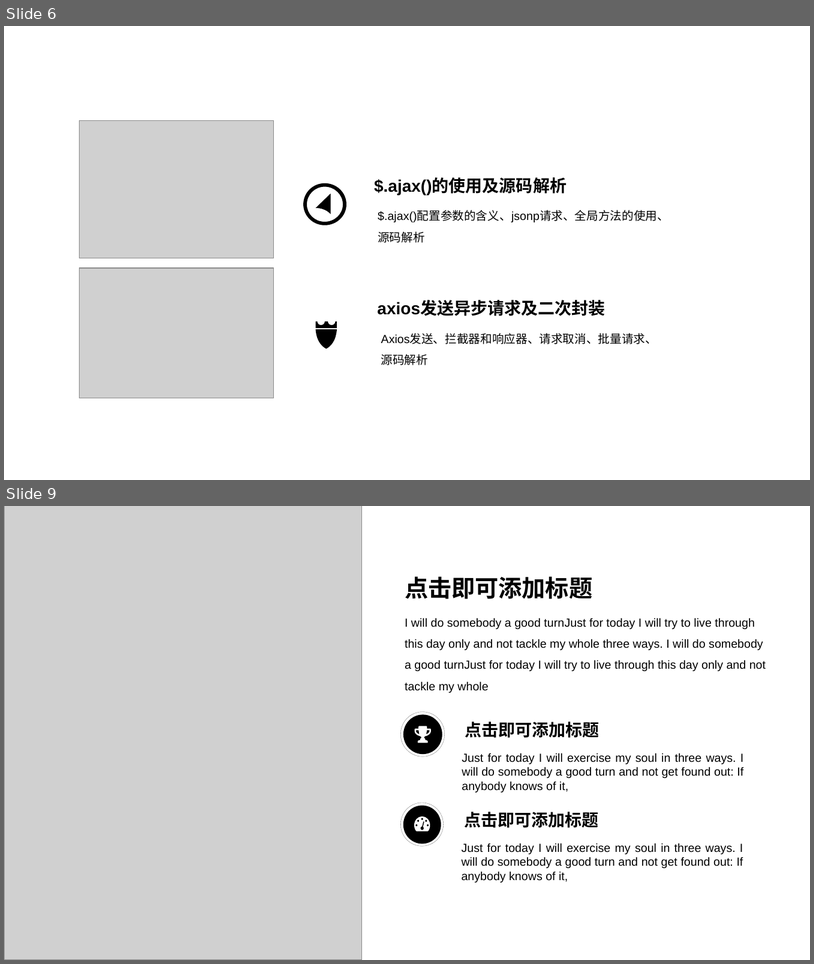
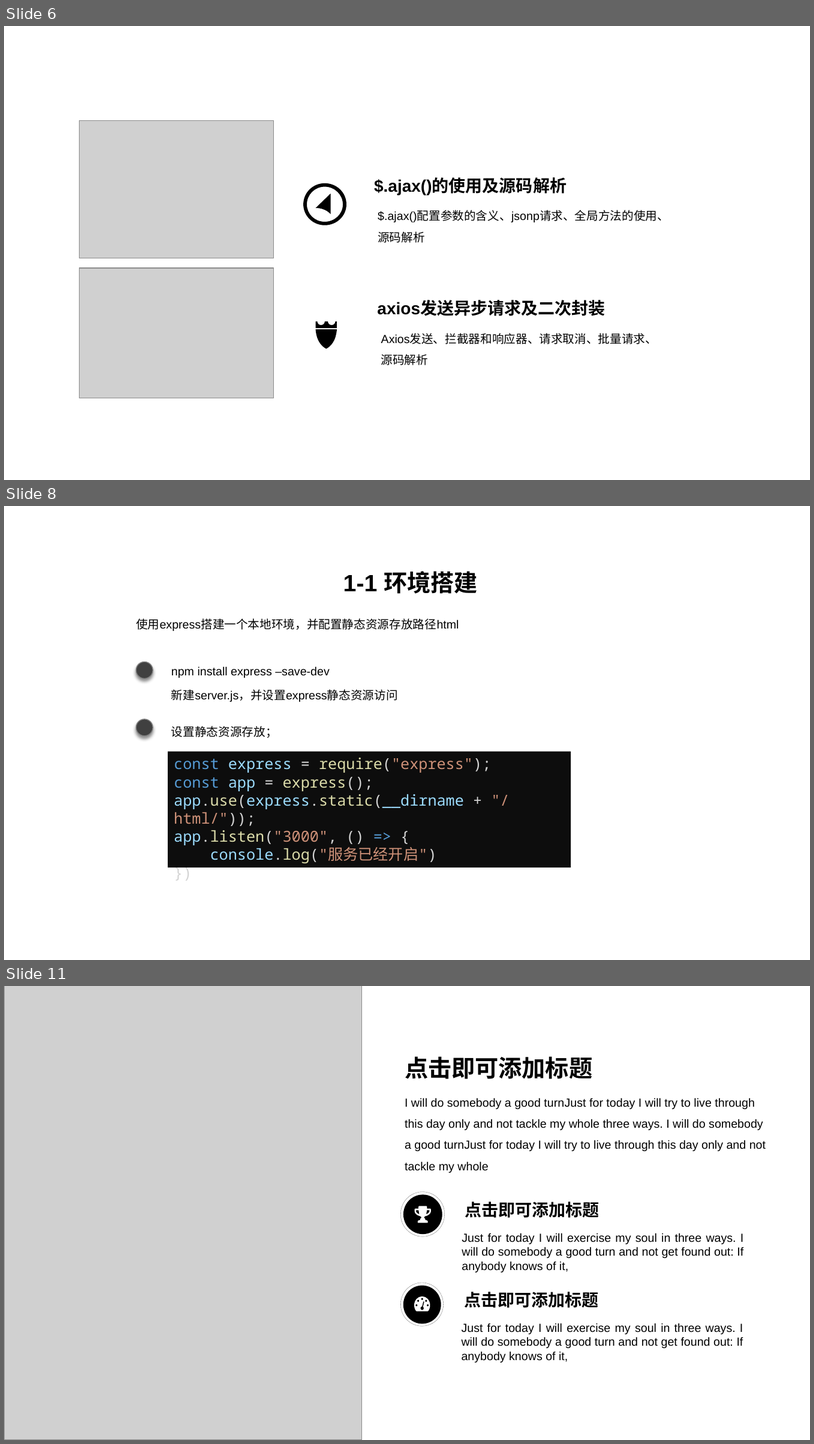
Before and after one commit to CowenZhengHao/ajax, a slide deck: 课件.pptx. Shown one above the other, each under a label of ours: slides 6 and 9 before the commit, slides 6, 8 and 11 after it; the slides between them are not shown. The pictures are 814x964 and 814x1444 pixels, drawn with LibreOffice and Linux fonts; fonts in the diff are those of the drawing; grey boxes stand for pictures. Boxes give left, top, right and bottom in pixels: in the first picture for what was removed or moved away, otherwise in the second. Text is boxed around its words. In the diff, an @@ line names an element or a change of style, - is before the commit and + after.

Commit message:
新建

```diff
--- a/课件.pptx
+++ b/课件.pptx
@@ slide 8 added at box(4, 506, 810, 960), background #FFFFFF @@
@@ text added at box(344, 571, 478, 594), 28 pt, text #000000, bold @@
+1-1 环境搭建
@@ text added at box(136, 618, 459, 631), 14 pt, text #000000 @@
+使用express搭建一个本地环境，并配置静态资源存放路径html
@@ ellipse added at box(136, 661, 153, 678), fill #404040, outline #808080 1 pt @@
@@ text added at box(171, 666, 330, 678), 14 pt, text #000000 @@
+npm install express –save-dev
@@ text added at box(171, 689, 398, 702), 14 pt, text #000000 @@
+新建server.js，并设置express静态资源访问
@@ ellipse added at box(136, 719, 153, 736), fill #404040, outline #808080 1 pt @@
@@ text added at box(171, 726, 278, 738), 14 pt, text #000000 @@
+设置静态资源存放；
@@ rectangle added at box(168, 751, 572, 867), fill #0D0D0D, 18 pt, text #9CDCFE @@
+const express = require("express");
+const app = express();
+app.use(express.static(__dirname + "/html/"));
+app.listen("3000", () => {
+console.log("服务已经开启")
+})
@@ what was slide 9 is now slide 11 @@
```
Also in this commit, not shown: 2 slides changed, 2 other slides added, 1 slide removed, 4 other files.
